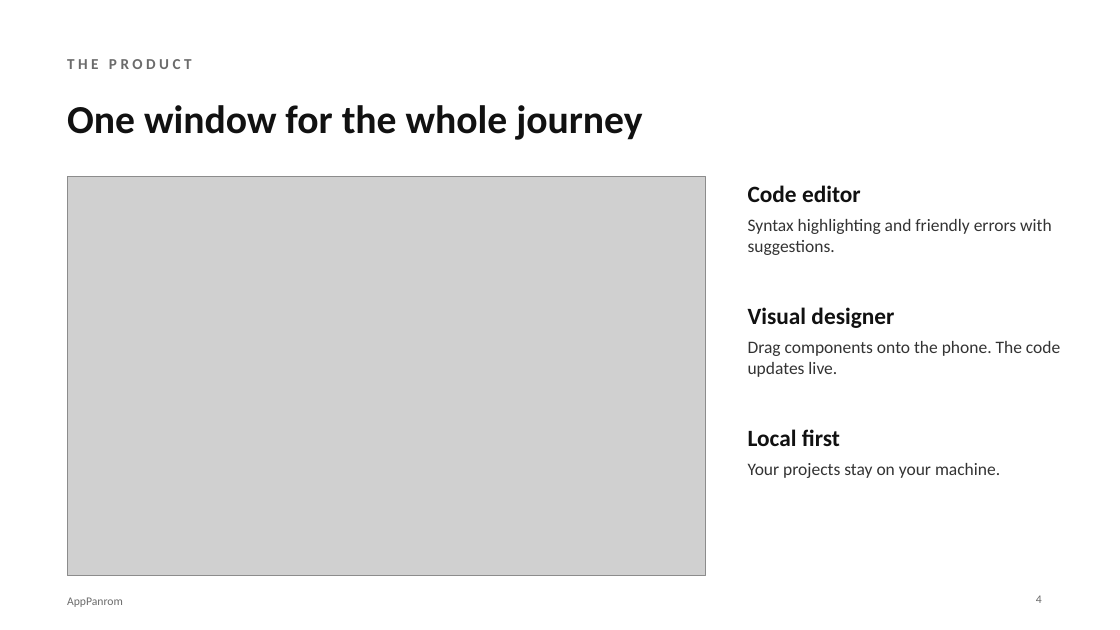
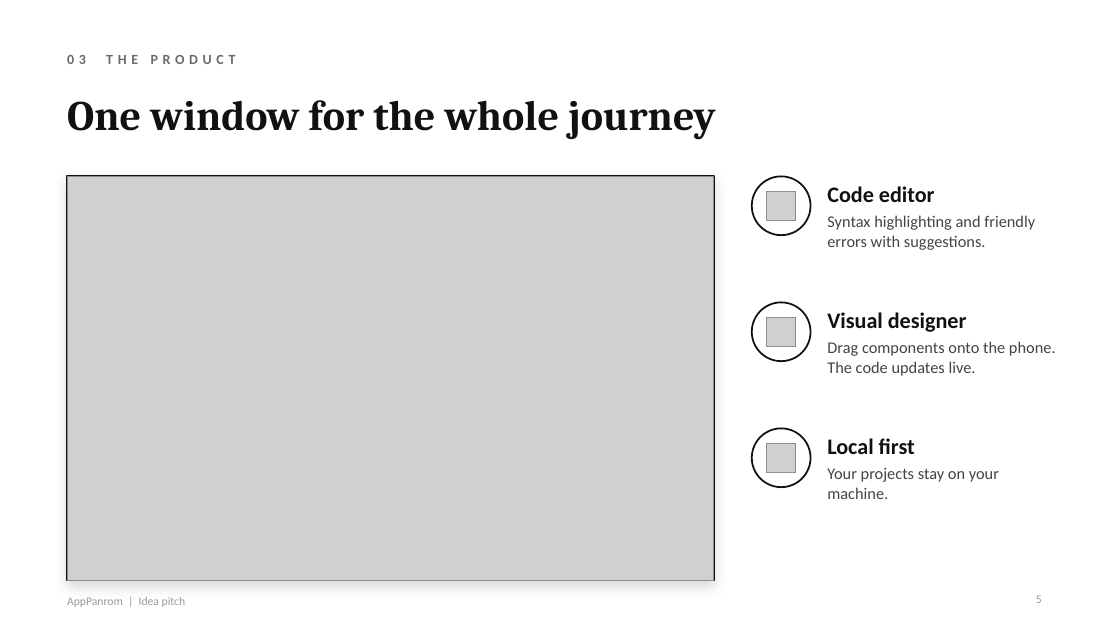
Before and after one commit to shalomarputhasingh/AppPanrom, a slide deck: slide 5 of docs/presentation/AppPanrom_Pitch.pptx (slide 4 before the commit). Drawn at 1120x630 pixels with LibreOffice and Linux fonts; fonts in the diff are those of the drawing; grey boxes stand for pictures. Boxes give left, top, right and bottom in pixels: in the first picture for what was removed or moved away, otherwise in the second. Text is boxed around its words. In the diff, an @@ line names an element or a change of style, - is before the commit and + after.

```diff
--- a/docs/presentation/AppPanrom_Pitch.pptx
+++ b/docs/presentation/AppPanrom_Pitch.pptx
@@ text at [67, 55, 236, 64]: text changed; size 13 to 12 pt @@
-THE PRODUCT
+03 THE PRODUCT
@@ text "One window for the whole ..." at [67, 100, 715, 140]: size 34 to 36 pt, font Calibri to Cambria @@
@@ picture: place and size @@
-picture at [67, 176, 706, 576]
+picture at [67, 176, 714, 581]
@@ rectangle: place and size @@
-rectangle at [67, 176, 706, 576]
+rectangle at [67, 176, 714, 581]
@@ rectangle at [67, 176, 714, 581]: outline #D0D0D0 1 pt to #111111 1.5 pt; shadow on @@
@@ ellipse added at [752, 176, 811, 235], fill #FFFFFF, outline #111111 1.5 pt @@
@@ text "Code editor": place and size @@
-text "Code editor" at [748, 185, 861, 202]
+text "Code editor" at [827, 186, 935, 202]
@@ picture added at [766, 191, 796, 220] @@
@@ text "Syntax highlighting and friendly errors ...": place and size @@
-text "Syntax highlighting and friendly errors ..." at [748, 219, 1052, 255]
+text "Syntax highlighting and friendly errors ..." at [827, 215, 1035, 250]
@@ ellipse added at [752, 302, 811, 361], fill #FFFFFF, outline #111111 1.5 pt @@
@@ picture added at [766, 317, 796, 346] @@
@@ text "Visual designer": place and size @@
-text "Visual designer" at [748, 307, 894, 328]
+text "Visual designer" at [827, 312, 967, 332]
@@ text "Drag components onto the phone. ...": place and size @@
-text "Drag components onto the phone. ..." at [748, 341, 1060, 377]
+text "Drag components onto the phone. ..." at [827, 341, 1056, 376]
@@ ellipse added at [752, 429, 811, 487], fill #FFFFFF, outline #111111 1.5 pt @@
@@ picture added at [766, 444, 796, 473] @@
@@ size 20 to 19 pt in 3 elements at [827, 186, 935, 202], [827, 312, 967, 332], [827, 438, 915, 454] @@
@@ text "Local first": place and size @@
-text "Local first" at [748, 429, 840, 446]
+text "Local first" at [827, 438, 915, 454]
@@ size 15 to 14 pt, text colour #333333 to #444444 in 3 elements at [827, 341, 1056, 376], [827, 215, 1035, 250], [827, 468, 999, 499] @@
@@ text "Your projects stay on your ...": place and size @@
-text "Your projects stay on your ..." at [748, 463, 1000, 478]
+text "Your projects stay on your ..." at [827, 468, 999, 499]
@@ text at [67, 597, 186, 607]: text changed; text colour #6B6B6B to #9A9A9A @@
-AppPanrom
+AppPanrom | Idea pitch
@@ page number at [1036, 595, 1042, 603]: text changed; text colour #6B6B6B to #9A9A9A @@
-4
+5
```
Also in this commit, not shown: 7 other slides changed, 1 slide added, 1 slide removed, 1 other file.
